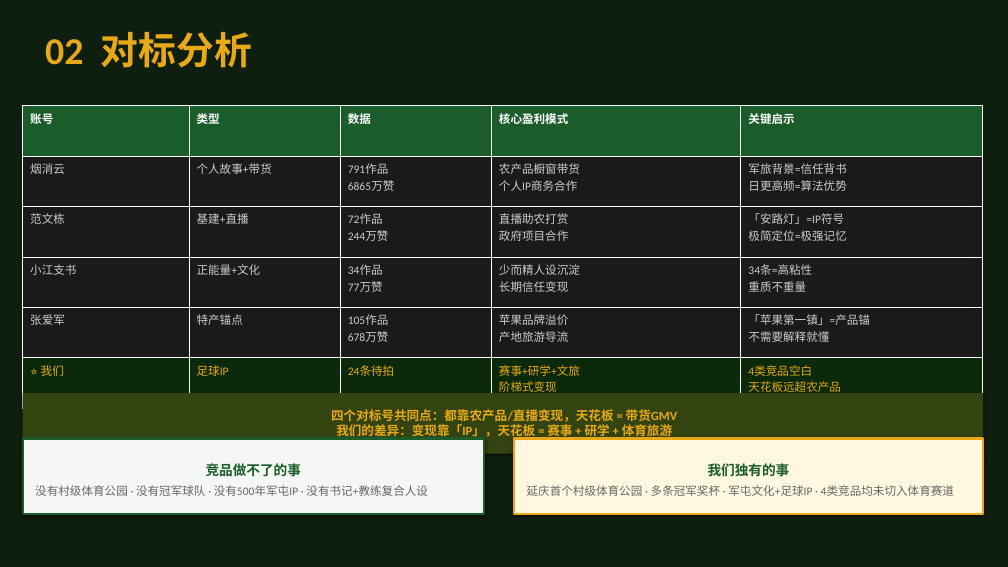
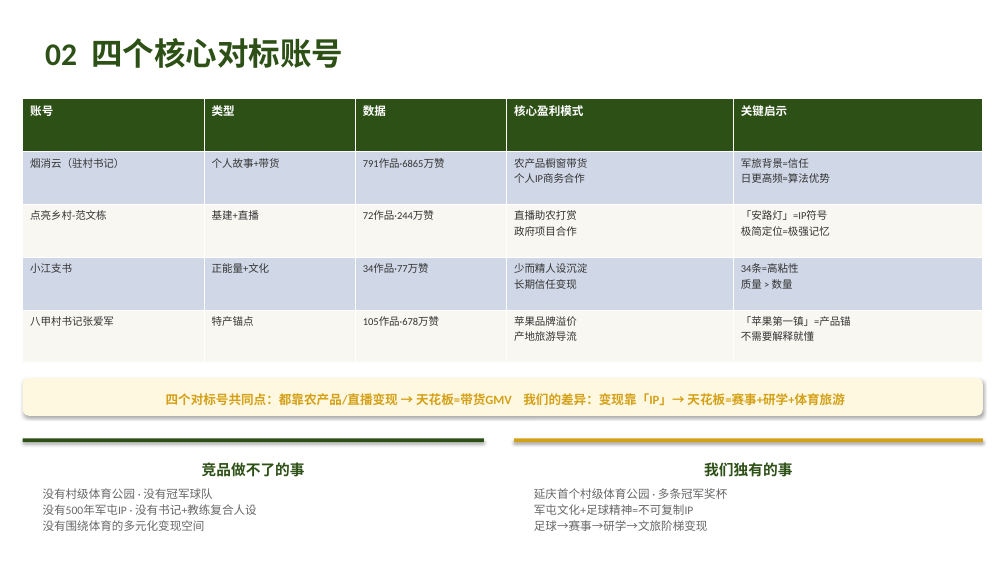
Before and after one commit to 975801846-star/workspace-outputs, a slide deck: slide 6 of tunjunying/plan_v2.pptx (slide 5 before the commit). Drawn at 1008x567 pixels with LibreOffice and Linux fonts; fonts in the diff are those of the drawing. Boxes give left, top, right and bottom in pixels: in the first picture for what was removed or moved away, otherwise in the second. Text is boxed around its words. In the diff, an @@ line names an element or a change of style, - is before the commit and + after.

```diff
--- a/tunjunying/plan_v2.pptx
+++ b/tunjunying/plan_v2.pptx
@@ background #0F1F0F to #FFFFFF @@
@@ text at bbox=[45, 38, 343, 68]: text changed; size 36 to 30 pt; text colour #E8A817 to #2D5016 @@
-02 对标分析
+02 四个核心对标账号
@@ table at bbox=[23, 98, 983, 363] @@
-row 2: 烟消云 | 个人故事+带货 | 791作品 6865万赞 | 农产品橱窗带货 个人IP商务合作 | 军旅背景=信任背书 日更高频=算法优势
-row 3: 范文栋 | 基建+直播 | 72作品 244万赞 | 直播助农打赏 政府项目合作 | 「安路灯」=IP符号 极简定位=极强记忆
-row 4: 小江支书 | 正能量+文化 | 34作品 77万赞 | 少而精人设沉淀 长期信任变现 | 34条=高粘性 重质不重量
-row 5: 张爱军 | 特产锚点 | 105作品 678万赞 | 苹果品牌溢价 产地旅游导流 | 「苹果第一镇」=产品锚 不需要解释就懂
-row 6: ⭐ 我们 | 足球IP | 24条待拍 | 赛事+研学+文旅 阶梯式变现 | 4类竞品空白 天花板远超农产品
+row 2: 烟消云（驻村书记） | 个人故事+带货 | 791作品·6865万赞 | 农产品橱窗带货 个人IP商务合作 | 军旅背景=信任 日更高频=算法优势
+row 3: 点亮乡村-范文栋 | 基建+直播 | 72作品·244万赞 | 直播助农打赏 政府项目合作 | 「安路灯」=IP符号 极简定位=极强记忆
+row 4: 小江支书 | 正能量+文化 | 34作品·77万赞 | 少而精人设沉淀 长期信任变现 | 34条=高粘性 质量 > 数量
+row 5: 八甲村书记张爱军 | 特产锚点 | 105作品·678万赞 | 苹果品牌溢价 产地旅游导流 | 「苹果第一镇」=产品锚 不需要解释就懂
@@ table: place and size @@
-table at bbox=[23, 106, 983, 408]
+table at bbox=[23, 98, 983, 363]
@@ rounded rectangle "四个对标号共同点：都靠农产品/直播变现 → 天花板=带货GMV 我们的差异：变现靠「IP」→ 天花板=赛事+研学+体育旅 ...": place and size @@
-rounded rectangle "四个对标号共同点：都靠农产品/直播变现 → 天花板=带货GMV 我们的差异：变现靠「IP」→ 天花板=赛事+研学+体育旅 ..." at bbox=[23, 393, 983, 454]
+rounded rectangle "四个对标号共同点：都靠农产品/直播变现 → 天花板=带货GMV 我们的差异：变现靠「IP」→ 天花板=赛事+研学+体育旅 ..." at bbox=[23, 378, 983, 416]
@@ rounded rectangle "四个对标号共同点：都靠农产品/直播变现 → 天花板=带货GMV 我们的差异：变现靠「IP」→ 天花板=赛事+研学+体育旅 ..." at bbox=[23, 378, 983, 416]: rectangle to rounded rectangle; fill #334411 to #FFF8E1 @@
@@ text in rounded rectangle at bbox=[166, 393, 844, 405]: text changed; text colour #E8A817 to #D4A017 @@
-四个对标号共同点：都靠农产品/直播变现，天花板 = 带货GMV
-我们的差异：变现靠「IP」，天花板 = 赛事 + 研学 + 体育旅游
+四个对标号共同点：都靠农产品/直播变现 → 天花板=带货GMV 我们的差异：变现靠「IP」→ 天花板=赛事+研学+体育旅游
@@ rounded rectangle "竞品做不了的事": place and size @@
-rounded rectangle "竞品做不了的事" at bbox=[23, 439, 484, 514]
+rounded rectangle "竞品做不了的事" at bbox=[23, 439, 484, 544]
@@ rounded rectangle "竞品做不了的事" at bbox=[23, 439, 484, 544]: rectangle to rounded rectangle; fill #F4F7F4 to #FFFFFF; outline #1A5C2A 2 pt to none; shadow off @@
@@ rectangle added at bbox=[23, 439, 484, 442], fill #2D5016 @@
@@ rounded rectangle "我们独有的事": place and size @@
-rounded rectangle "我们独有的事" at bbox=[514, 439, 983, 514]
+rounded rectangle "我们独有的事" at bbox=[514, 439, 983, 544]
@@ rounded rectangle "我们独有的事" at bbox=[514, 439, 983, 544]: rectangle to rounded rectangle; fill #FFF8E1 to #FFFFFF; outline #E8A817 2 pt to none; shadow off @@
@@ rectangle added at bbox=[514, 439, 983, 442], fill #D4A017 @@
@@ text in rounded rectangle at bbox=[202, 462, 305, 477]: size 13 to 14 pt, text colour #1A5C2A to #2D5016 in "竞品做不了的事"; more space between paragraphs @@
@@ text in rounded rectangle at bbox=[704, 462, 792, 477]: size 13 to 14 pt, text colour #1A5C2A to #2D5016 in "我们独有的事"; more space between paragraphs @@
@@ text in rounded rectangle at bbox=[43, 488, 257, 531]: text changed @@
-没有村级体育公园 · 没有冠军球队 · 没有500年军屯IP · 没有书记+教练复合人设
+没有村级体育公园 · 没有冠军球队
+没有500年军屯IP · 没有书记+教练复合人设
+没有围绕体育的多元化变现空间
@@ text in rounded rectangle at bbox=[534, 488, 727, 531]: text changed @@
-延庆首个村级体育公园 · 多条冠军奖杯 · 军屯文化+足球IP · 4类竞品均未切入体育赛道
+延庆首个村级体育公园 · 多条冠军奖杯
+军屯文化+足球精神=不可复制IP
+足球→赛事→研学→文旅阶梯变现
```
Also in this commit, not shown: 10 other slides changed, 4 slides added, 1 other file.
